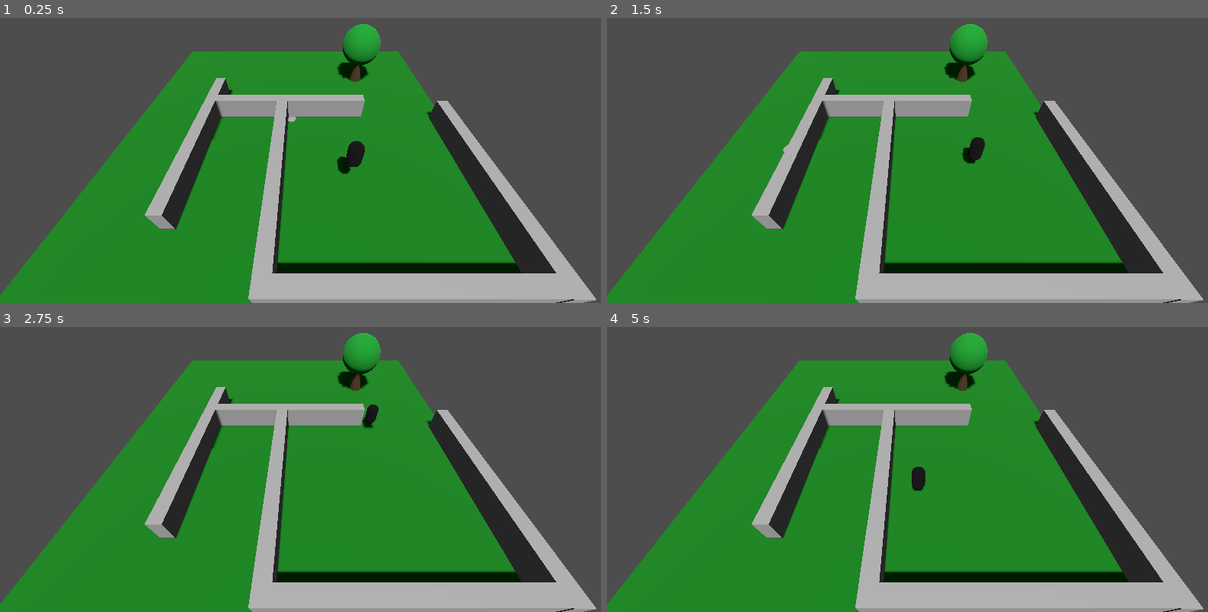
Above: before the commit, frames 1-4 (two rows, left to right).
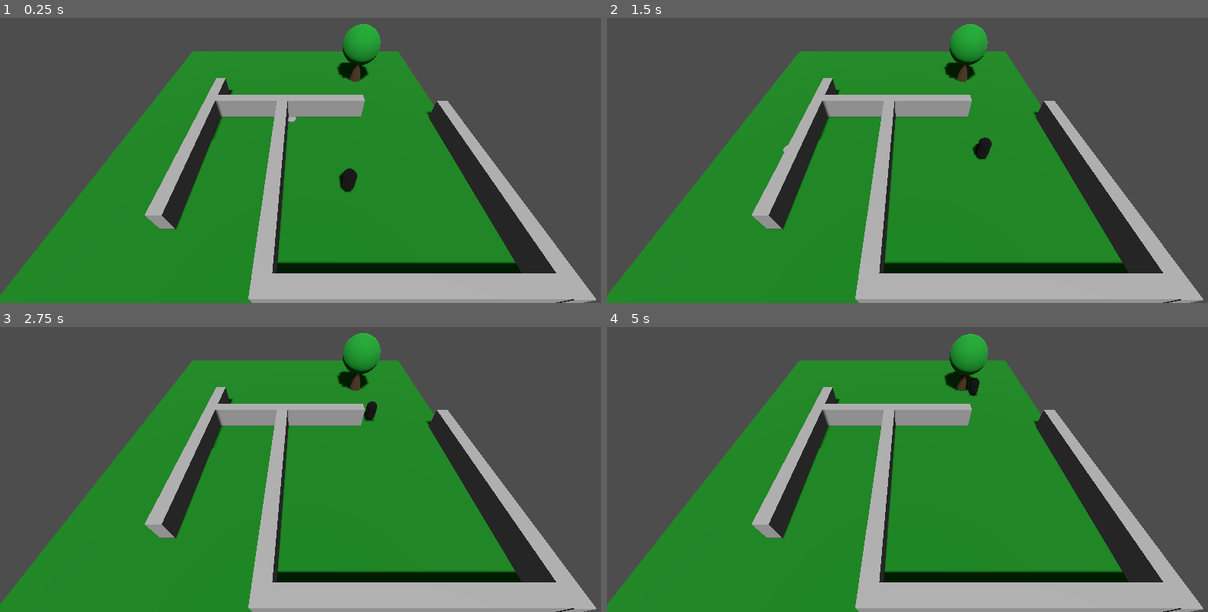
Above: after the commit, the same moments.

Repository: JoeMBlair/Lil-Guy-Sim
Game: Godot game, scene res://main.tscn
Two runs of this game, one before a commit and one after it. Both use one fixed random seed, a clock stepped at 60 frames per second and the inputs below.
Inputs (mouse positions are in pixels of both pictures, inside the frame that each line leads up to):
- Up to frame 1 (0.25 s): no input
- Up to frame 2 (1.5 s): tap Enter at 0.5 s; move the mouse to (1045, 114) at 0.52 s; click (1045, 114) at 0.67 s; move the mouse to (787, 149) at 1.27 s; click (787, 149) at 1.42 s
- Up to frame 3 (2.75 s): move the mouse to (366, 366) at 2.02 s; click (366, 366) at 2.17 s
- Up to frame 4 (5 s): move the mouse to (883, 509) at 2.77 s; click (883, 509) at 2.92 s; move the mouse to (1093, 492) at 3.52 s; click (1093, 492) at 3.67 s; move the mouse to (727, 389) at 4.27 s; click (727, 389) at 4.42 s

The runs differ from the first frame. In frame 1, 0.5% of the frame differs, in the area x 56-61%, y 43-62%; in frame 2, 0.2%; in frame 3, 0.1%; in frame 4, 0.4%.

Commit message:
If tree is in sight then go towards it and chop it down

Diff:
--- a/characters/lil_guy/lil_guy.gd
+++ b/characters/lil_guy/lil_guy.gd
@@ -19,16 +19,28 @@
 	for clickable : CollisionObject3D in clickables:
 		clickable.input_event.connect(_on_click)
 
+func _process(delta):
+	if task_list:
+		task_list[0][0].call(task_list[0][1])
+	pass
+
 
 func _physics_process(delta):
 	if not path_find.is_navigation_finished():
 		var path_pos = path_find.get_next_path_position()
-		look_at(path_pos)
+		look_at(Vector3(path_pos.x, 0, path_pos.z))
 		velocity = -transform.basis.z * SPEED
 	else:
 		velocity = Vector3.ZERO
 	move_and_slide()
 
+
+func chop(tree : StaticBody3D):
+	update_target(tree.global_position)
+
+	if path_find.is_navigation_finished():
+		tree.hit()
+		task_list.remove_at(0)
 
 func update_target(target : Vector3):
 	if target != current_target:
@@ -43,8 +55,8 @@
 
 
 func _on_area_detect_body_entered(body):
-	if body.is_in_group("tree") and not task_list.find(Callable(self, "chop")):
-		var callable = Callable(self, "chop")
+	if body.is_in_group("tree"):
+		var callable = [Callable(self, "chop"), body]
 
 		task_list.append(callable)
 	pass # Replace with function body.
--- a/enviroment/tree/tree.gd
+++ b/enviroment/tree/tree.gd
@@ -5,6 +5,13 @@
 func _ready():
 	pass # Replace with function body.
 
+func fall():
+	$AnimationPlayer.play("tree_fall")
+
+func hit():
+	$AnimationPlayer.play("tree_hit")
+	await get_tree().create_timer(3).timeout
+	fall()
 
 # Called every frame. 'delta' is the elapsed time since the previous frame.
 func _process(delta):
--- a/main.tscn
+++ b/main.tscn
@@ -124,7 +124,7 @@
 transform = Transform3D(1, 0, 0, 0, 1, 0, 0, 0, 1, 7.477, 0, -7.34)
 
 [node name="LilGuy" parent="." node_paths=PackedStringArray("marker_mesh") instance=ExtResource("2_jtemn")]
-transform = Transform3D(1, 0, 0, 0, 1, 0, 0, 0, 1, 4.47727, 2.84096, 7.66032)
+transform = Transform3D(1, 0, 0, 0, 1, 0, 0, 0, 1, 4.477, 0, 7.66)
 marker_mesh = NodePath("../Marker")
 
 [node name="Camera3D" type="Camera3D" parent="."]
